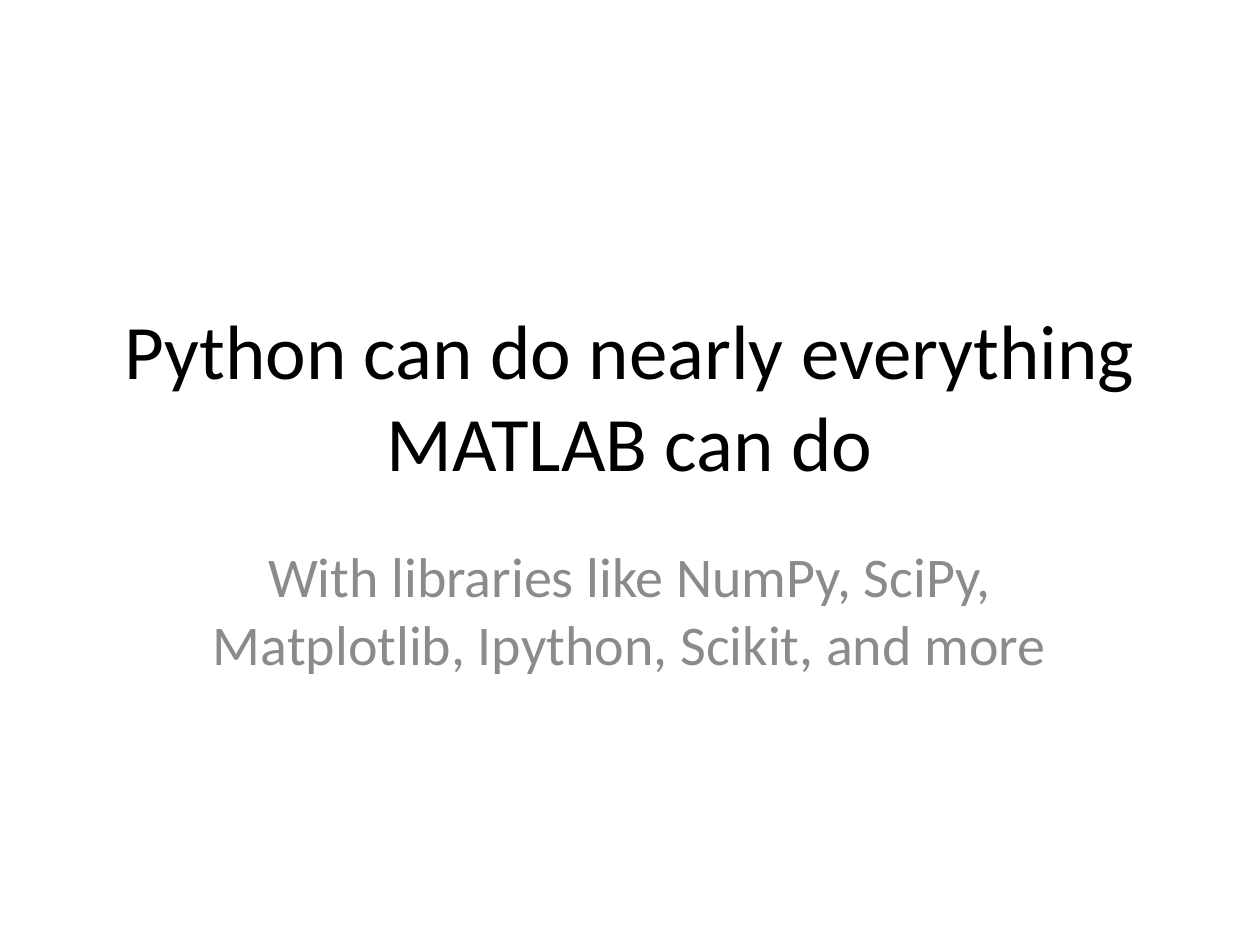
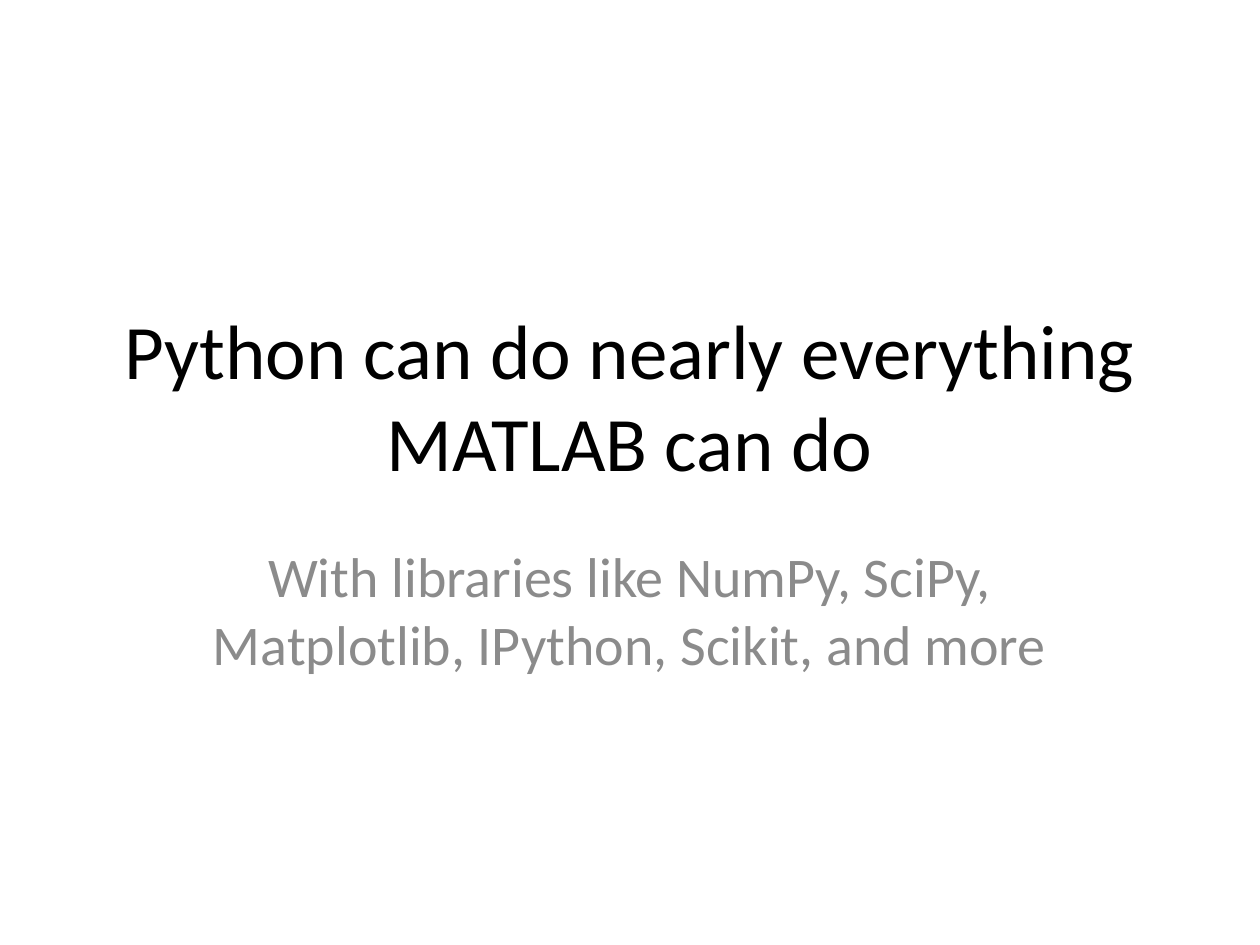
Before and after one commit to yoavram/Py4Eng, a slide deck: slide 36 of docs/Introduction to Python.pptx. Drawn at 1260x945 pixels with LibreOffice and Linux fonts; fonts in the diff are those of the drawing. Boxes give left, top, right and bottom in pixels: in the first picture for what was removed or moved away, otherwise in the second. Text is boxed around its words. In the diff, an @@ line names an element or a change of style, - is before the commit and + after.

```diff
--- a/docs/Introduction to Python.pptx
+++ b/docs/Introduction to Python.pptx
@@ subtitle at (213,558,1046,674): text changed @@
-With libraries like NumPy, SciPy, Matplotlib, Ipython, Scikit, and more
+With libraries like NumPy, SciPy, Matplotlib, IPython, Scikit, and more
```
Also in this commit, not shown: 15 other slides changed, 3 slides added, 2 slides removed.
